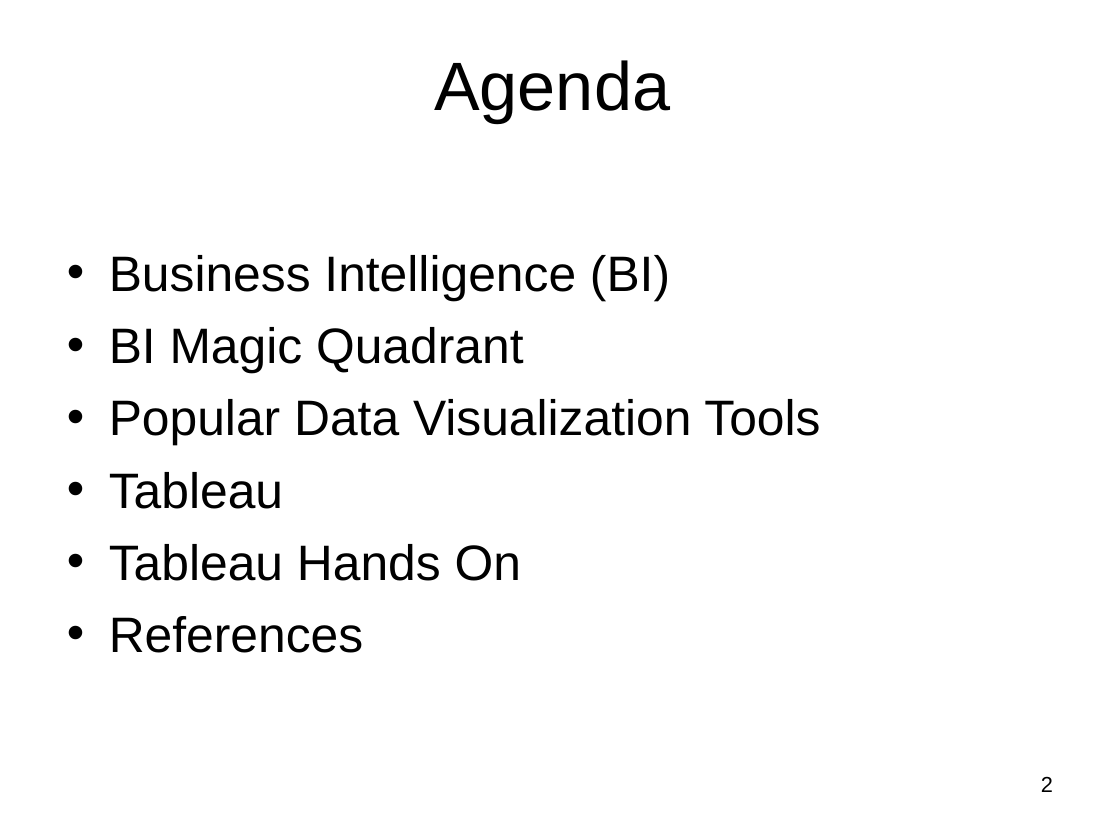
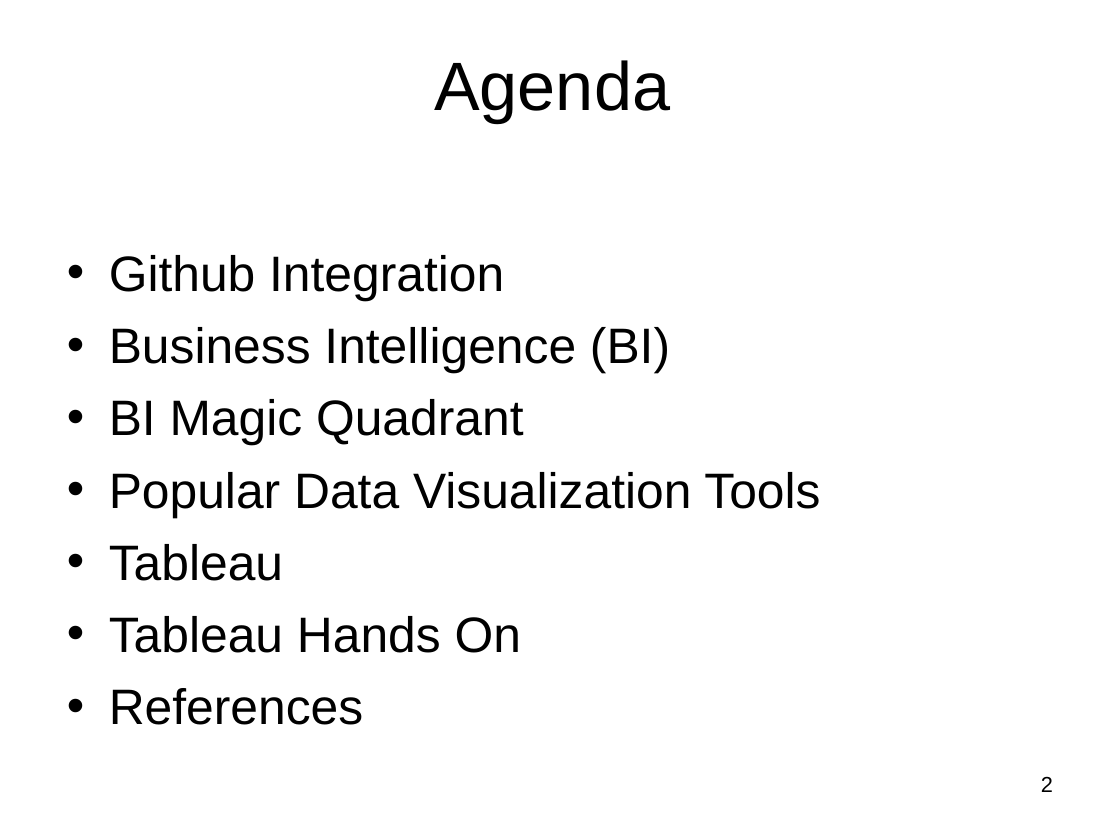
Before and after one commit to raghu-icecraft/tech-talks, a slide deck: slide 2 of Tableau_Feb 18/Tableau_Workshop_ICCTAC.ppt. Drawn at 1120x840 pixels with LibreOffice and Linux fonts; fonts in the diff are those of the drawing; background and template pictures are left out. Boxes give left, top, right and bottom in pixels: in the first picture for what was removed or moved away, otherwise in the second. Text is boxed around its words. In the diff, an @@ line names an element or a change of style, - is before the commit and + after.

Commit message:
Updated the tableau presentation with Github Integration slide.

```diff
--- a/Tableau_Feb 18/Tableau_Workshop_ICCTAC.ppt
+++ b/Tableau_Feb 18/Tableau_Workshop_ICCTAC.ppt
@@ text at bbox=[109, 255, 504, 301]: paragraph added @@
+• Github Integration
```
Also in this commit, not shown: 2 other slides changed, 1 slide added.
